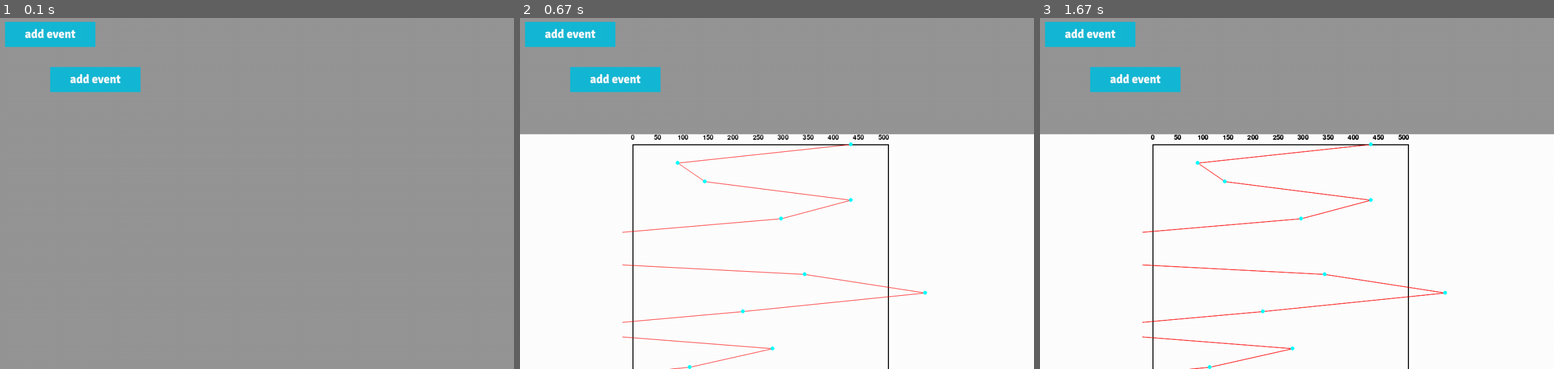
Above: before the commit, frames 1-3 (left to right).
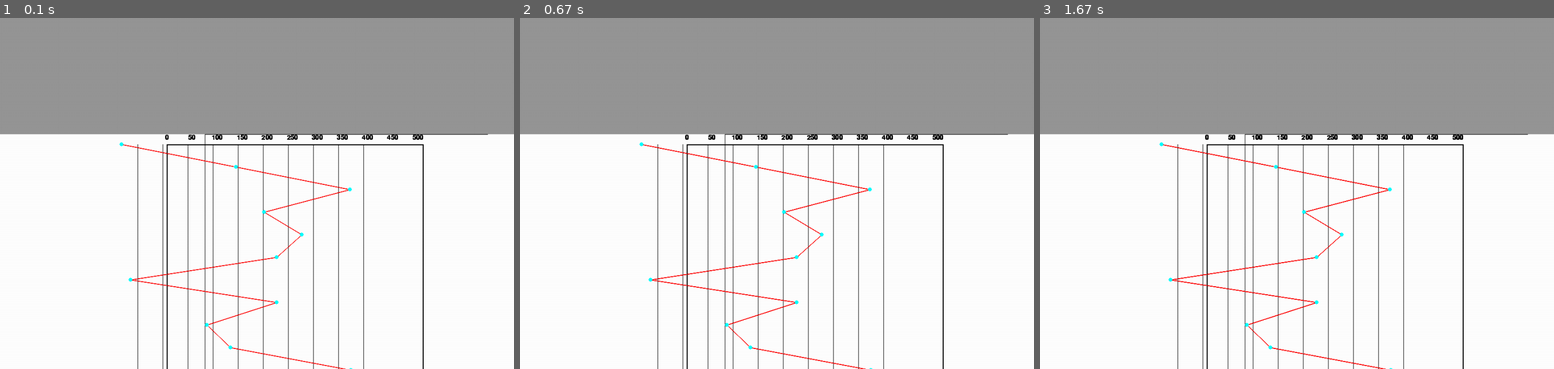
Above: after the commit, the same moments.

Repository: farfanoide/simuladorHDD
Game: pygame game, started from classTest.py
The game is run twice, just before and just after one commit, with the same random seed, the same clock (stepped at 60 frames per second) and the same inputs. The source is Python 2; it was converted automatically to run under Python 3.
Inputs (mouse positions are in pixels of both pictures, inside the frame that each line leads up to):
- Up to frame 1 (0.1 s): no input
- Up to frame 2 (0.67 s): click (566, 28) at 0.38 s
- Up to frame 3 (1.67 s): click (1086, 28) at 0.85 s

The runs differ from the first frame. In frame 1, 69% of the frame differs, in the area x 0-100%, y 0-100%; in frame 2, 7.1%; in frame 3, 7.2%.

Commit message:
shit broken dude...

Diff:
--- a/classTest.py
+++ b/classTest.py
@@ -19,12 +19,12 @@
 lote.random_list(15)
 lote.add_random_pf(5)
 button = BaseButton(lote, "executeFCFS", (10,10), "gui/img/button_small.png")
-button2 = BaseButton(lote, "executeSSTF", (100,100), "gui/img/button_small.png")
-screen.blit(button.img, button.rect)
-screen.blit(button2.img, button2.rect)
+# button2 = BaseButton(lote, "executeSSTF", (100,100), "gui/img/button_small.png")
+# screen.blit(button.img, button.rect)
+# screen.blit(button2.img, button2.rect)
 
 #creamos superficie grafico
-g = ScreenAlgorithms((1024,768),black,lote)
+g = ScreenAlgorithms((1024,702),black,lote)
 # g.print_leyends('SSTF','345', True)
 # g.print_graphic()
 # g.print_reqs_attended()
@@ -41,17 +41,22 @@
           # for button in menu.buttons:
           #   if button.img.get_rect().collidepoint(pos):
                   # print button.executeAction()
-          if button.img.get_rect().collidepoint(pos):
+          # if button.img.get_rect().collidepoint(pos):
             # n = Button()
             # screen.blit(n.img, (200,200))
-            results = button.executeAction()
-            g.print_graphic()
-            g.print_leyends(results[1], str(results[0][1]), results[0][2])
+        results = button.executeAction()
+        print results
+        g.print_graphic()
+        reqs = results[0][0]
+        movs = str(results[0][1])
+        dire = results[0][2]
+
+        g.print_leyends(results[1], movs, dire)
             # print button2.executeAction()
 
 
-            screen.blit(g.graphic_screen,(0,234))
-            pygame.display.flip()
+        screen.blit(g.graphic_screen,(0,234))
+        pygame.display.flip()
         if event.type == pygame.QUIT:
             run = False
         #faster dubugging
--- a/gui/graphic.py
+++ b/gui/graphic.py
@@ -15,26 +15,26 @@
         self.graphic_sfc = pygame.Surface((self.width, self.height))
         self.graphic_sfc.fill(bkg_colour)
 		#just for debuggin purpose. Uncoment to see the size of the surface
-        #pygame.draw.rect(self.graphic_sfc,(0,0,0),(0,0,size[0],size[1]),1)
+        pygame.draw.rect(self.graphic_sfc,(0,0,0),rect,1)
 
     def draw_grid(self, graph_width, hspacing=0, vspacing=0, gridColour=(0, 0, 0), center = True):
         # if Center = True grid will be x centered
         if center:
         	x_coor = (self.width - graph_width) / 2
-        rect = (self.padding, self.padding, graph_width,
+        rect = (x_coor, self.padding, graph_width,
                 self.height - self.padding - 1)
         # Let's draw the contour of the graphic
         pygame.draw.rect(self.graphic_sfc, gridColour, rect, 2)
         # Now the horizontal lines
         if hspacing:
-            for i in range(hspacing, width, hspacing):
+            for i in range(hspacing, graph_width, hspacing):
                 pygame.draw.aaline(self.graphic_sfc, gridColour, (
                     i + self.padding, self.padding), (i + self.padding, rect[3] + self.padding))
         # Finally vertical lines
         if vspacing:
-            for i in range(vspacing, width, vspacing):
+            for i in range(vspacing, graph_width, vspacing):
                 pygame.draw.aaline(self.graphic_sfc, gridColour, (
-                    self.padding, self.padding + i), (self.padding + width, self.padding + i))
+                    self.padding, self.padding + i), (self.padding + graph_width, self.padding + i))
         return rect
 
     def label_grid(self, hspacing, grid_coor):
--- a/gui/screen_algorithms.py
+++ b/gui/screen_algorithms.py
@@ -15,28 +15,29 @@
         self.graphic_screen = pygame.Surface(size)
         self.graphic_screen.fill(bkg_colour)
         self.bkg_colour = bkg_colour
-        self.graphic = Graphic((int(self.width*1/5), 0, int(self.width*4/5), int(self.height*3/4)), self.bkg_colour)
+        self.graphic = Graphic((int(self.width*1/5), 0, int(self.width*3/4), int(self.height)), self.bkg_colour)
         self.simulation = simulation
         # just for debuggin purpose. Uncoment to see the size of the surface
         #pygame.draw.rect(self.graphic_screen,(0,0,0),(0,0,self.size[0],self.size[1]),1)
 
     def __calculate_coordinates(self, requirements):
         reqs_quantity = len(requirements)
+        print requirements
         # height of the graphic
-        y_axis = 3 * self.height / 4 - self.graphic.padding
+        y_axis =self.graphic.height - self.graphic.padding
         step = int(y_axis / reqs_quantity)
         coordinates = []
-        i = 20
+        i = self.graphic.padding
         for element in requirements:
-            coordinate = (element+128,i)
+            coordinate = (element + self.graphic.padding, i)
             i += step
             coordinates.append(coordinate)
         return coordinates
 
     def print_graphic(self):
-        coors = self.graphic.draw_grid(self.simulation.max_tracks)
+        coors = self.graphic.draw_grid(self.simulation.max_tracks+1, 50)
         self.graphic.label_grid(50, coors)
-        self.graphic.draw_graphic(self.__calculate_coordinates(self.simulation.requirements))
+        self.graphic.draw_graphic(self.__calculate_coordinates(self.simulation.algorithm.attended))
         self.graphic_screen.blit(self.graphic.graphic_sfc, (self.graphic.ax_x, self.graphic.ax_y))
 
     def print_leyends(self, algorithm='Algoritmo', movements='movs', direction="derOizq"):
